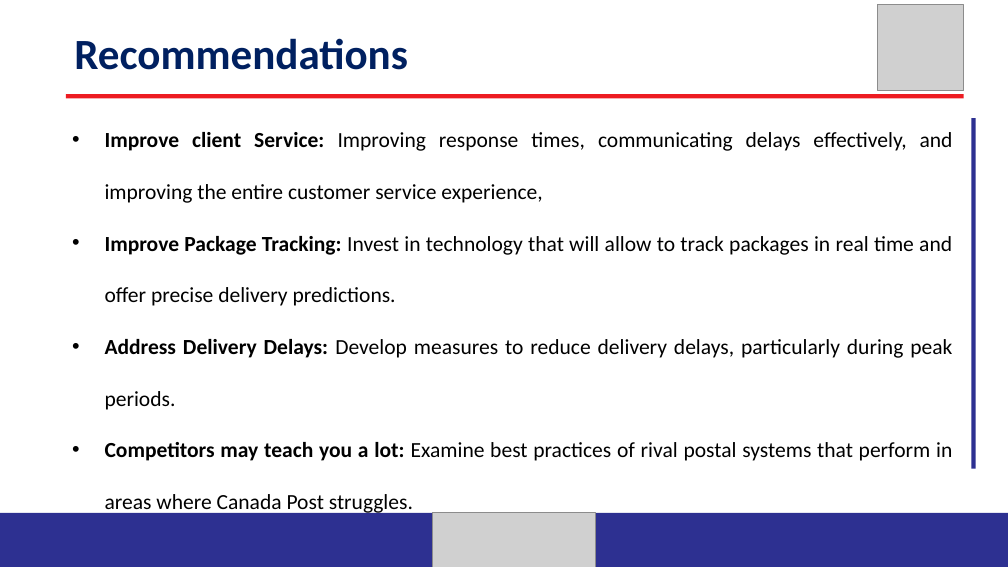
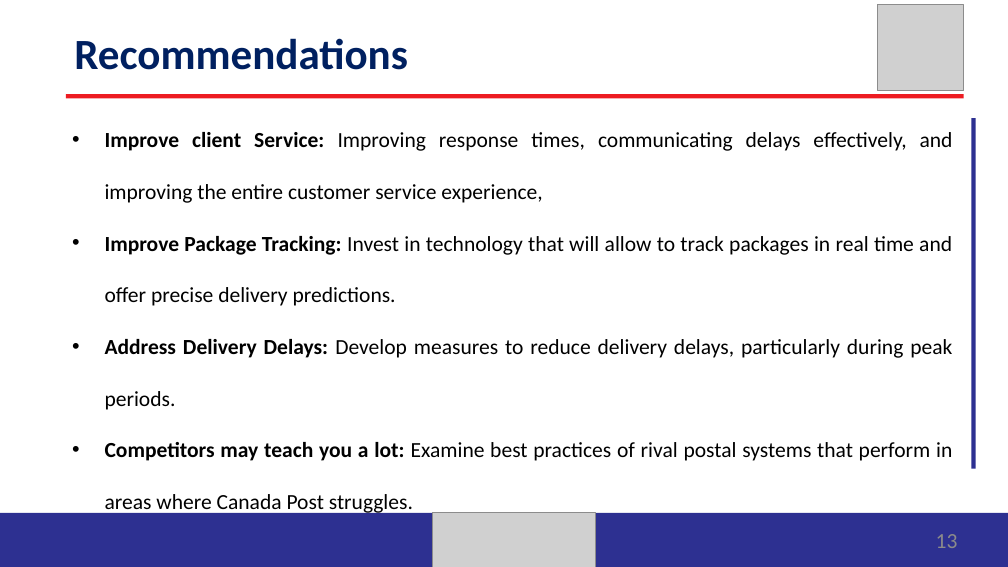
Before and after one commit to Rushanthi23/canadapost_sentiment_analysis, a slide deck: slide 13 of FinalProject_Group2_NLP.pptx (slide 8 before the commit). Drawn at 1008x567 pixels with LibreOffice and Linux fonts; fonts in the diff are those of the drawing; grey boxes stand for pictures. Boxes give left, top, right and bottom in pixels: in the first picture for what was removed or moved away, otherwise in the second. Text is boxed around its words. In the diff, an @@ line names an element or a change of style, - is before the commit and + after.

```diff
--- a/FinalProject_Group2_NLP.pptx
+++ b/FinalProject_Group2_NLP.pptx
@@ page number added at box(936, 534, 958, 548), 18 pt, text #8C8C8C @@
+13
```
Also in this commit, not shown: 10 other slides changed, 6 slides added, 1 other file.
